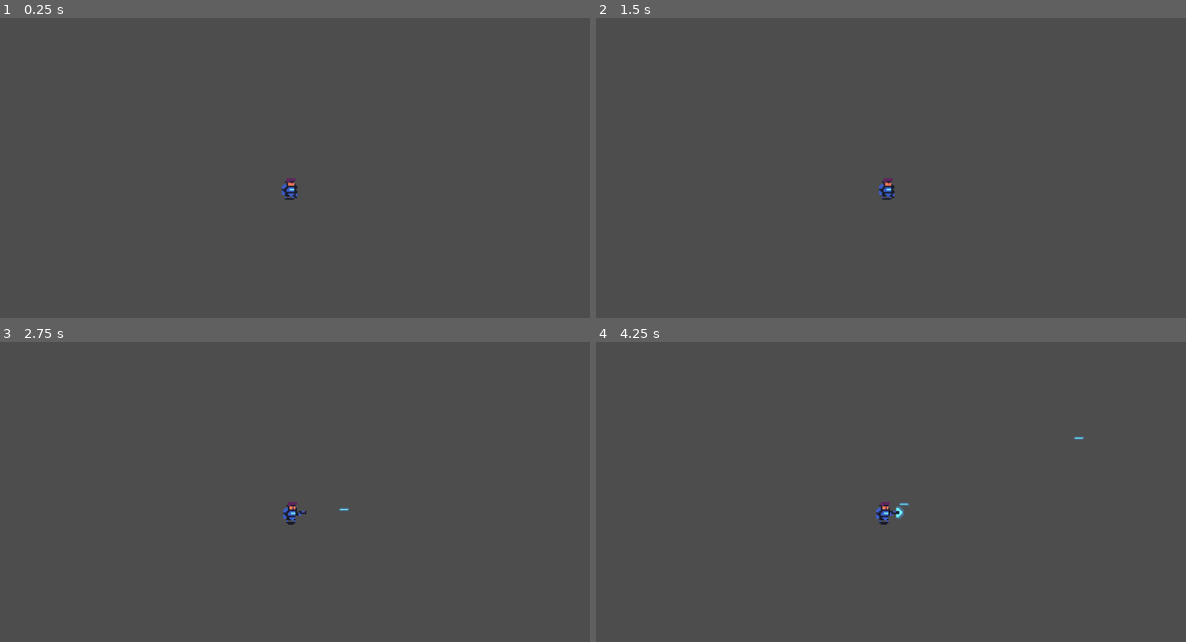
Above: before the commit, frames 1-4 (two rows, left to right).
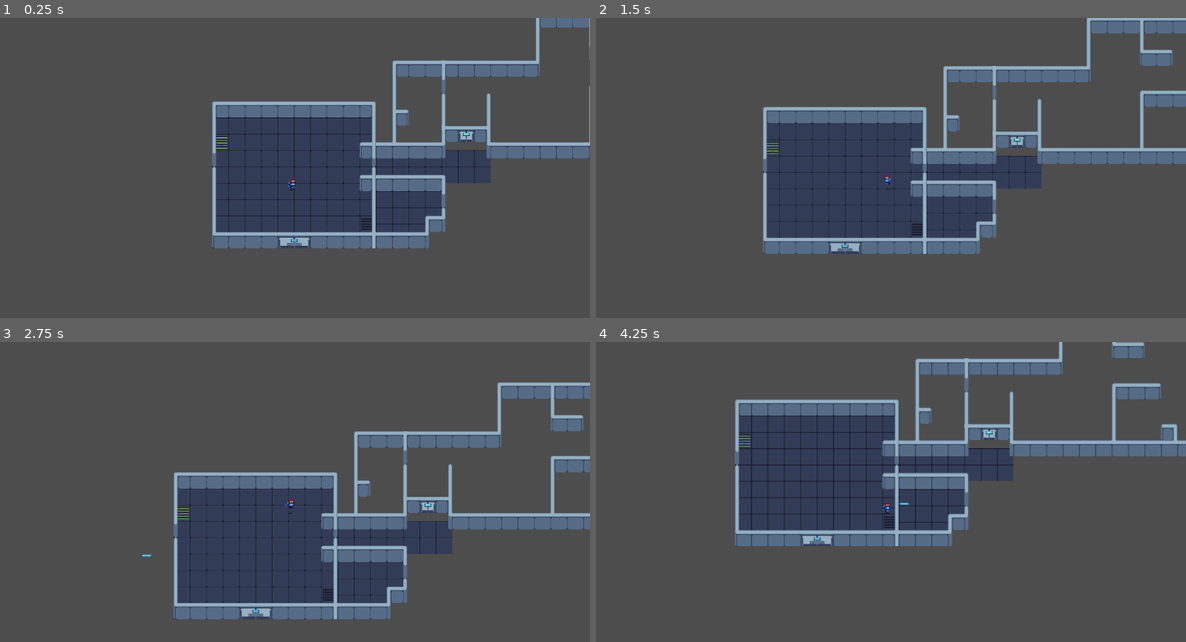
Above: after the commit, the same moments.

Repository: GerardinClement/Gamejam_forge
Game: Godot game, scene res://tile_map.tscn
Same seed, same stepped clock (60 frames per second), same inputs: the game is played once before the commit and once after it. Before the commit the project starts from res://player.tscn.
Inputs (mouse positions are in pixels of both pictures, inside the frame that each line leads up to):
- Up to frame 1 (0.25 s): no input
- Up to frame 2 (1.5 s): move the mouse to (1020, 168) at 0.52 s; move the mouse to (773, 201) at 1.27 s
- Up to frame 3 (2.75 s): move the mouse to (354, 435) at 2.02 s
- Up to frame 4 (4.25 s): move the mouse to (861, 573) at 2.77 s; move the mouse to (1068, 558) at 3.52 s

The runs differ from the first frame. In frame 1, 22% of the frame differs, in the area x 35-100%, y 0-77%; in frame 2, 24%, in the area x 28-100%, y 0-79%; in frame 3, 23%; in frame 4, 23%.

Commit message:
fix movement

Diff:
--- a/player.gd
+++ b/player.gd
@@ -16,7 +16,7 @@
 		$Timer.start()
 
 func _physics_process(delta):
-	var mouseOffset = get_viewport().get_mouse_position() - self.position;
+	var mouseOffset = get_global_mouse_position() - self.position;
 	var direction = mouseOffset.normalized() * SPEED
 	if mouseOffset.x < 5 and mouseOffset.x > -5:
 		animation.play("idle")
--- a/player.tscn
+++ b/player.tscn
@@ -4,7 +4,7 @@
 [ext_resource type="Script" path="res://player.gd" id="1_yfuhs"]
 
 [sub_resource type="RectangleShape2D" id="RectangleShape2D_fwbjh"]
-size = Vector2(27, 42)
+size = Vector2(17, 28.4157)
 
 [sub_resource type="AtlasTexture" id="AtlasTexture_pq7sh"]
 atlas = ExtResource("1_obtna")
@@ -70,16 +70,16 @@
 "speed": 5.0
 }, {
 "frames": [{
-"duration": 1.0,
+"duration": 0.3,
 "texture": SubResource("AtlasTexture_1ekn3")
 }, {
-"duration": 1.0,
+"duration": 0.3,
 "texture": SubResource("AtlasTexture_0kleu")
 }, {
-"duration": 1.0,
+"duration": 0.3,
 "texture": SubResource("AtlasTexture_k0luv")
 }, {
-"duration": 1.0,
+"duration": 0.1,
 "texture": SubResource("AtlasTexture_5dai6")
 }],
 "loop": false,
@@ -91,11 +91,13 @@
 script = ExtResource("1_yfuhs")
 
 [node name="CollisionShape2D" type="CollisionShape2D" parent="."]
-position = Vector2(-1.5, 8)
+position = Vector2(-10, 1)
+scale = Vector2(1, 0.943944)
 shape = SubResource("RectangleShape2D_fwbjh")
 
 [node name="AnimatedSprite2D" type="AnimatedSprite2D" parent="."]
 position = Vector2(-8, -12)
+scale = Vector2(0.505067, 0.553075)
 sprite_frames = SubResource("SpriteFrames_p5bdb")
 animation = &"shoot"
 
--- a/project.godot
+++ b/project.godot
@@ -11,6 +11,6 @@
 [application]
 
 config/name="Gamjam_forge"
-run/main_scene="res://player.tscn"
+run/main_scene="res://tile_map.tscn"
 config/features=PackedStringArray("4.2", "Forward Plus")
 config/icon="res://icon.svg"
Not shown: 1 places in tile_map.tscn that only renumber resources
